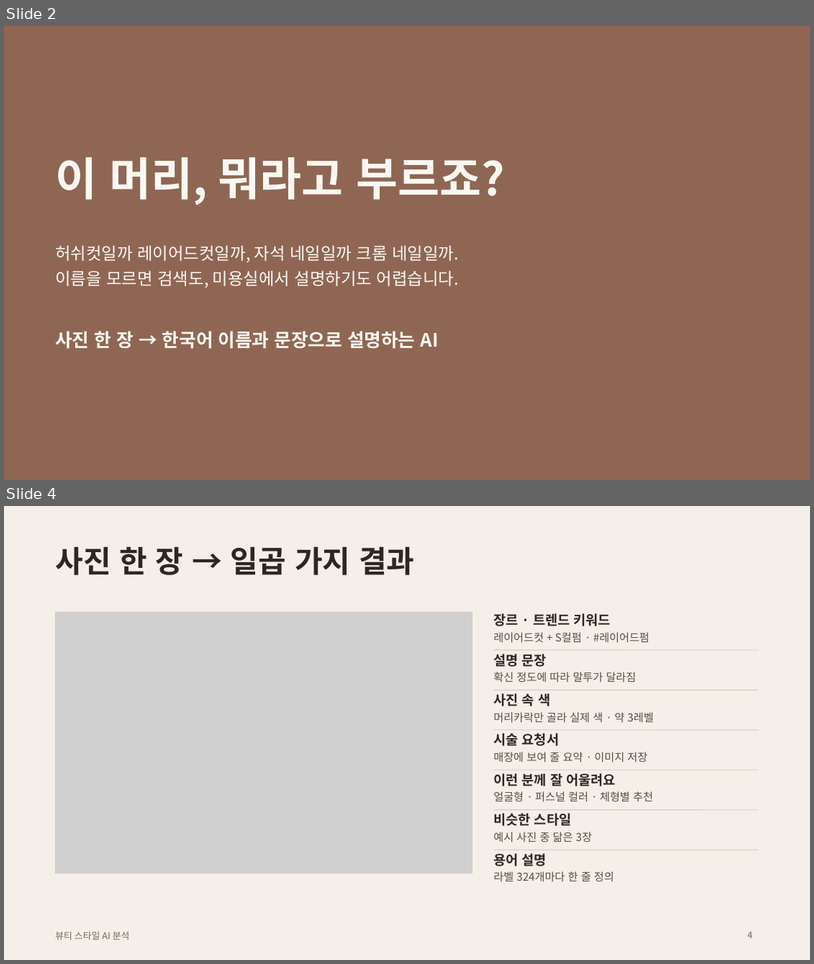
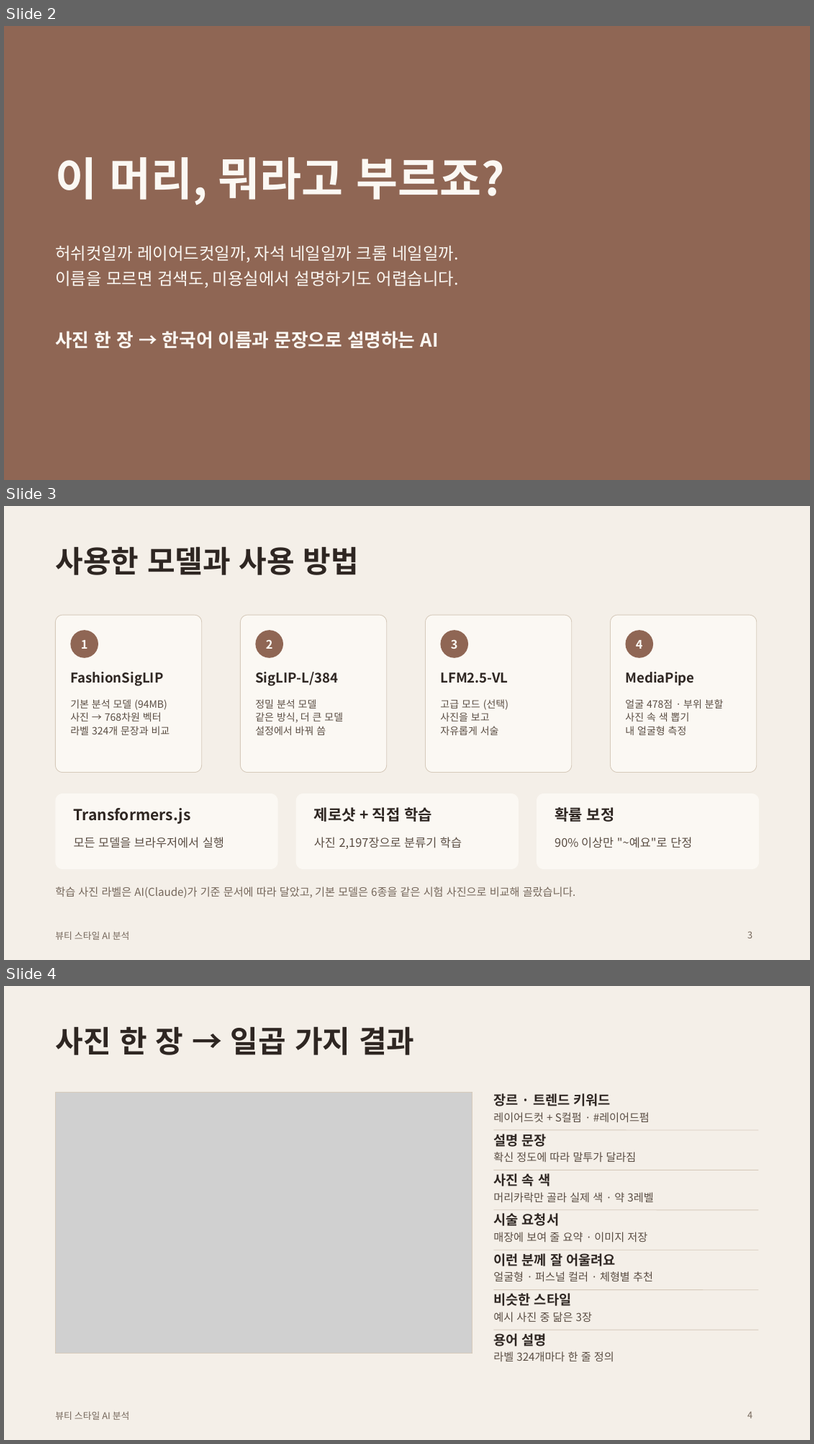
Before and after one commit to rudals906377/AI, a slide deck: docs/presentation.pptx. Shown one above the other, each under a label of ours: slides 2 and 4 before the commit, slides 2, 3 and 4 after it; the slides between them are not shown. The pictures are 814x964 and 814x1444 pixels, drawn with LibreOffice and Linux fonts; fonts in the diff are those of the drawing; grey boxes stand for pictures. Boxes give left, top, right and bottom in pixels: in the first picture for what was removed or moved away, otherwise in the second. Text is boxed around its words. In the diff, an @@ line names an element or a change of style, - is before the commit and + after.

```diff
--- a/docs/presentation.pptx
+++ b/docs/presentation.pptx
@@ slide 3 added at bbox=[4, 506, 810, 960], background #F4EFE8; not listed: 1 template element that a slide beside it also shows @@
@@ title added at bbox=[55, 546, 359, 575], 36 pt, text #2E2622, bold @@
+사용한 모델과 사용 방법
@@ rounded rectangle added at bbox=[55, 615, 202, 772], fill #FBF8F3, outline #D6CABB 0.75 pt @@
@@ ellipse added at bbox=[70, 630, 98, 658], fill #8F6654 @@
@@ rounded rectangle added at bbox=[241, 615, 387, 772], fill #FBF8F3, outline #D6CABB 0.75 pt @@
@@ ellipse added at bbox=[256, 630, 283, 658], fill #8F6654 @@
@@ rounded rectangle added at bbox=[426, 615, 572, 772], fill #FBF8F3, outline #D6CABB 0.75 pt @@
@@ ellipse added at bbox=[441, 630, 468, 658], fill #8F6654 @@
@@ rounded rectangle added at bbox=[611, 615, 757, 772], fill #FBF8F3, outline #D6CABB 0.75 pt @@
@@ ellipse added at bbox=[626, 630, 653, 658], fill #8F6654 @@
@@ text added at bbox=[81, 640, 88, 649], 14 pt, text #FBF8F3, bold @@
+1
@@ text added at bbox=[266, 640, 273, 649], 14 pt, text #FBF8F3, bold @@
+2
@@ text added at bbox=[451, 639, 458, 649], 14 pt, text #FBF8F3, bold @@
+3
@@ text added at bbox=[636, 640, 643, 649], 14 pt, text #FBF8F3, bold @@
+4
@@ text added at bbox=[70, 672, 163, 686], 16 pt, text #2E2622, bold @@
+FashionSigLIP
@@ text added at bbox=[255, 672, 338, 686], 16 pt, text #2E2622, bold @@
+SigLIP-L/384
@@ text added at bbox=[440, 672, 508, 683], 16 pt, text #2E2622, bold @@
+LFM2.5-VL
@@ text added at bbox=[625, 672, 694, 685], 16 pt, text #2E2622, bold @@
+MediaPipe
@@ text added at bbox=[70, 699, 170, 735], 12 pt, text #5A4D43 @@
+기본 분석 모델 (94MB)
+사진 → 768차원 벡터
+라벨 324개 문장과 비교
@@ text added at bbox=[255, 699, 343, 735], 12 pt, text #5A4D43 @@
+정밀 분석 모델
+같은 방식, 더 큰 모델
+설정에서 바꿔 씀
@@ text added at bbox=[440, 699, 509, 735], 12 pt, text #5A4D43 @@
+고급 모드 (선택)
+사진을 보고
+자유롭게 서술
@@ text added at bbox=[625, 699, 724, 735], 12 pt, text #5A4D43 @@
+얼굴 478점 · 부위 분할
+사진 속 색 뽑기
+내 얼굴형 측정
@@ rounded rectangle added at bbox=[55, 793, 278, 869], fill #FBF8F3 @@
@@ text added at bbox=[74, 808, 191, 824], 18 pt, text #2E2622, bold @@
+Transformers.js
@@ rounded rectangle added at bbox=[296, 793, 519, 869], fill #FBF8F3 @@
@@ text added at bbox=[314, 807, 432, 821], 18 pt, text #2E2622, bold @@
+제로샷 + 직접 학습
@@ rounded rectangle added at bbox=[537, 793, 759, 869], fill #FBF8F3 @@
@@ text added at bbox=[555, 807, 615, 821], 18 pt, text #2E2622, bold @@
+확률 보정
@@ text added at bbox=[74, 836, 224, 848], 14 pt, text #5A4D43 @@
+모든 모델을 브라우저에서 실행
@@ text added at bbox=[314, 836, 462, 849], 14 pt, text #5A4D43 @@
+사진 2,197장으로 분류기 학습
@@ text added at bbox=[555, 836, 692, 848], 14 pt, text #5A4D43 @@
+90% 이상만 "~예요"로 단정
@@ text added at bbox=[55, 886, 576, 898], 13 pt, text #74665A @@
+학습 사진 라벨은 AI(Claude)가 기준 문서에 따라 달았고, 기본 모델은 6종을 같은 시험 사진으로 비교해 골랐습니다.
@@ page number added at bbox=[748, 931, 753, 938], 11 pt, text #74665A @@
+3
```
Also in this commit, not shown: 1 slide removed.
